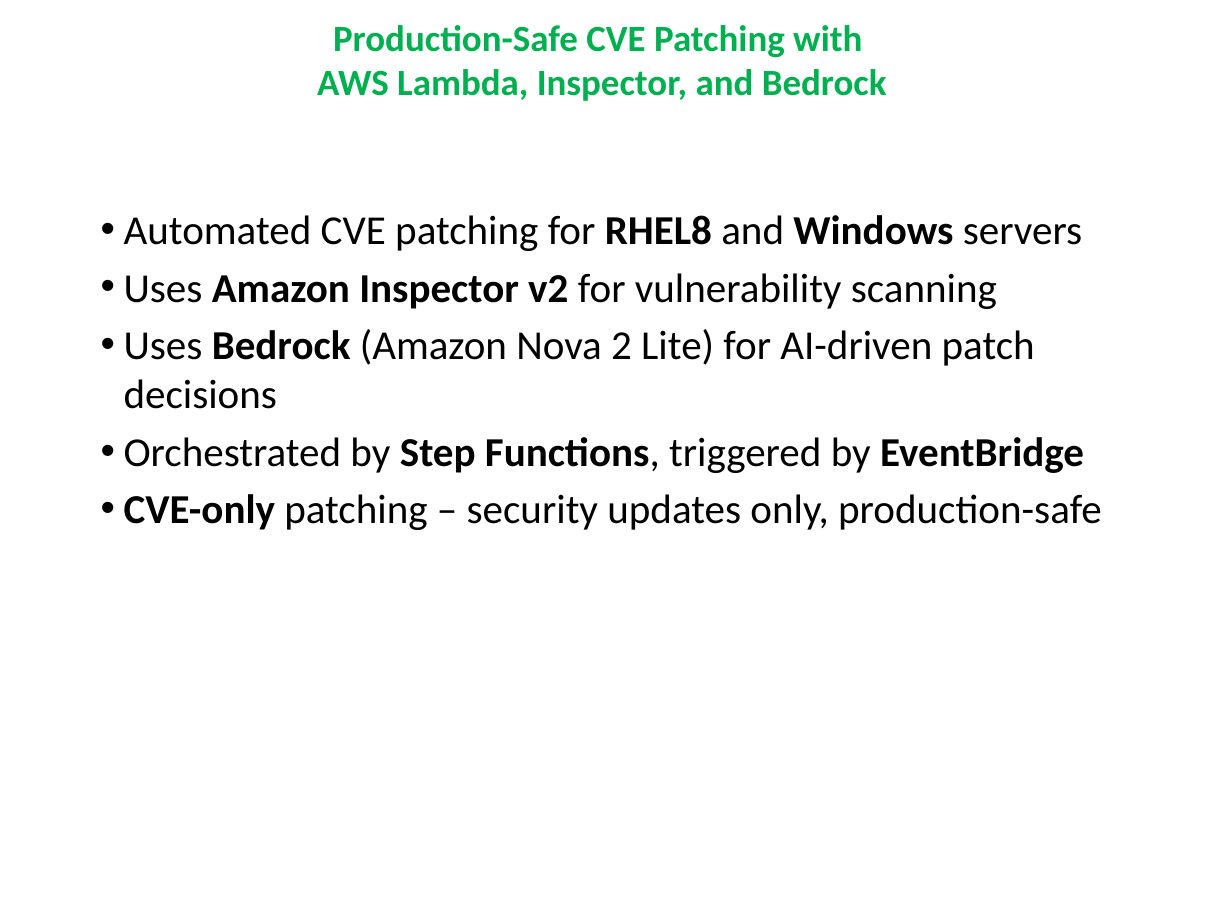
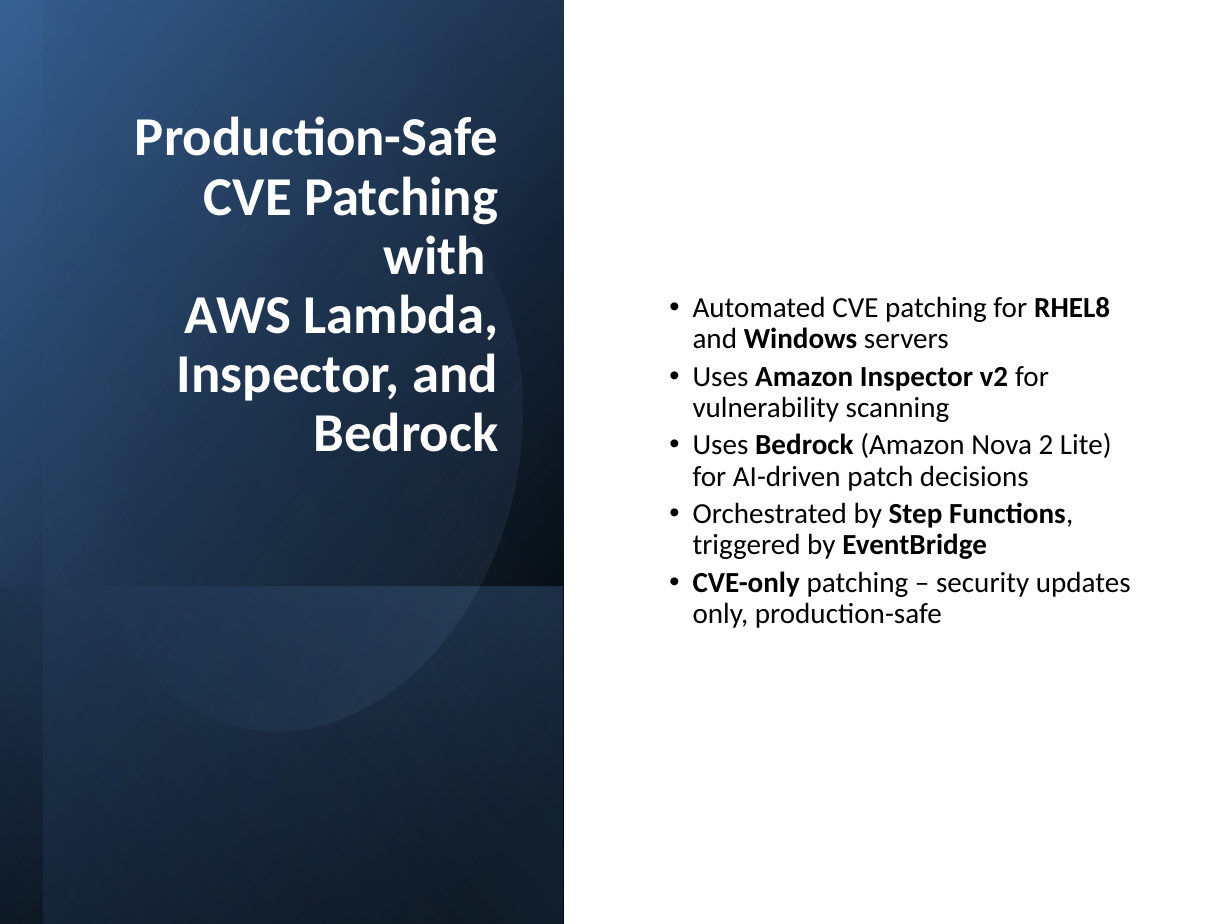
Before and after one commit to ckbitra/aiops-r8, a slide deck: slide 4 of docs/aiops_r8_presentation.pptx. Drawn at 1232x924 pixels with LibreOffice and Linux fonts; fonts in the diff are those of the drawing. Boxes give left, top, right and bottom in pixels: in the first picture for what was removed or moved away, otherwise in the second. Text is boxed around its words. In the diff, an @@ line names an element or a change of style, - is before the commit and + after.

```diff
--- a/docs/aiops_r8_presentation.pptx
+++ b/docs/aiops_r8_presentation.pptx
@@ rectangle added at bbox=[0, 0, 564, 924], fill gradient #000000 to #376092 @@
@@ rectangle added at bbox=[43, 1, 564, 924], fill gradient #000000 to #4F81BD @@
@@ title "Production-Safe CVE Patching with AWS ...": place and size @@
-title "Production-Safe CVE Patching with AWS ..." at bbox=[317, 25, 887, 101]
+title "Production-Safe CVE Patching with AWS ..." at bbox=[135, 116, 498, 452]
@@ title "Production-Safe CVE Patching with AWS ..." at bbox=[135, 116, 498, 452]: size 21.6 to 32 pt, text colour #00B050 to #FFFFFF; alignment centre to right; line spacing 1 to 0.9; vertical alignment middle to bottom @@
@@ subtitle "Automated CVE patching for RHEL8 ...": place and size @@
-subtitle "Automated CVE patching for RHEL8 ..." at bbox=[124, 215, 1102, 530]
+subtitle "Automated CVE patching for RHEL8 ..." at bbox=[693, 296, 1131, 628]
@@ subtitle "Automated CVE patching for RHEL8 ..." at bbox=[693, 296, 1131, 628]: size 24 to 17 pt; indent changed; line spacing 1 to 0.9; less space between paragraphs; vertical alignment top to middle @@
@@ ellipse added at bbox=[29, 114, 573, 771], fill gradient #4F81BD to #95B3D7 @@
@@ rectangle added at bbox=[0, 587, 562, 924], fill gradient #4F81BD to #000000 @@
```
Also in this commit, not shown: 7 other slides changed, 2 slides added, 2 slides removed.
